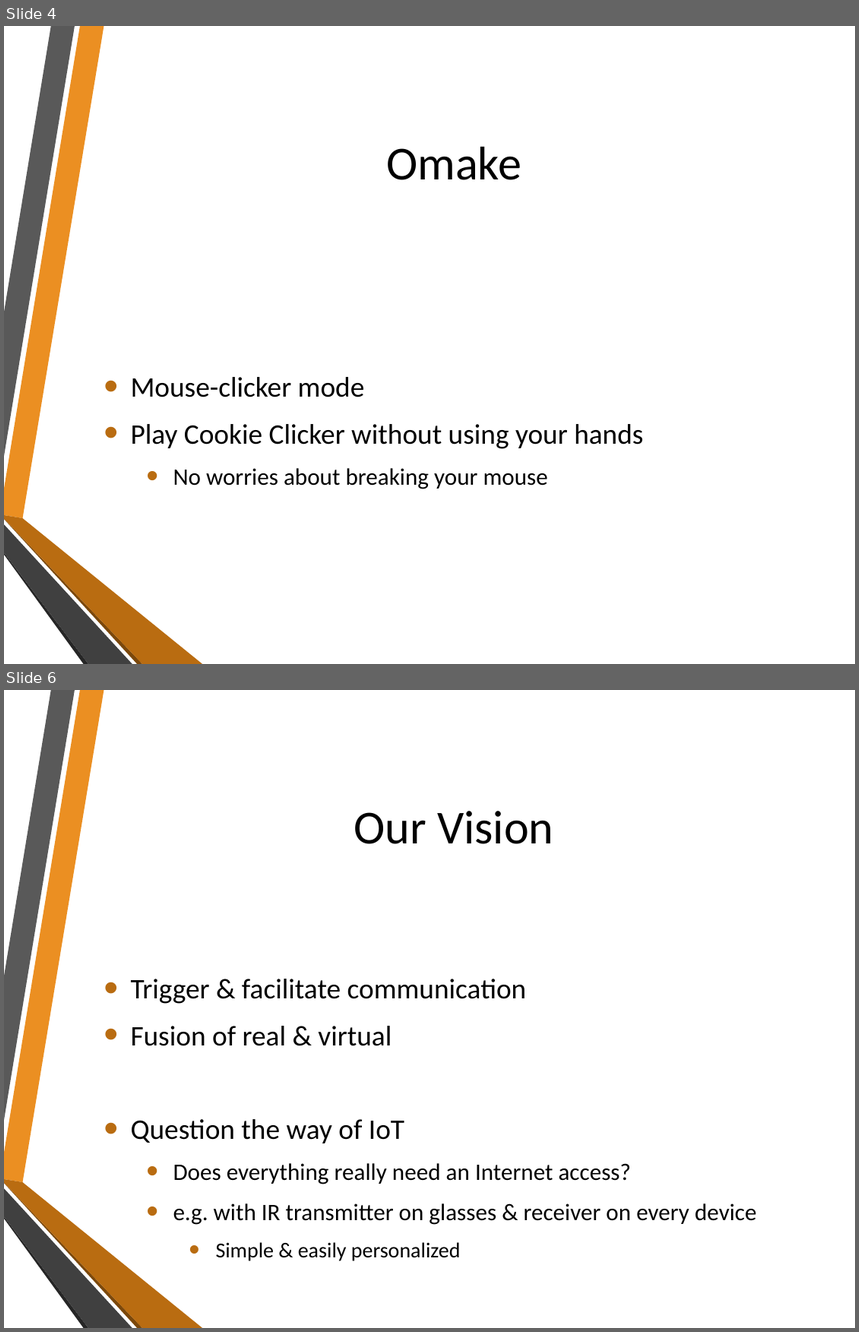
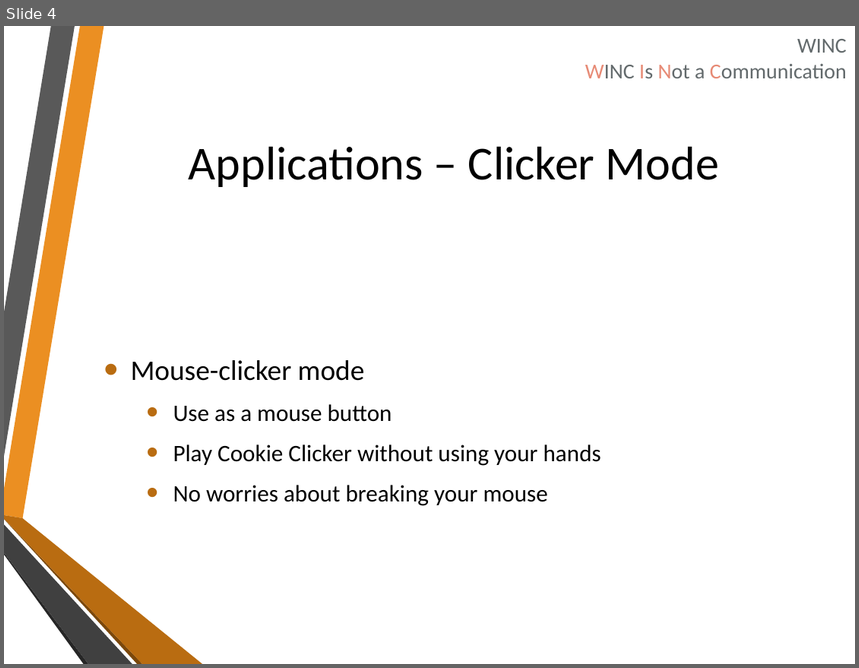
Before and after one commit to onishy/Oshiriai, a slide deck: Presentation/winkie（仮称）.pptx. Shown one above the other, each under a label of ours: slides 4 and 6 before the commit, slide 4 after it; the slides between them are not shown. The pictures are 859x1332 and 859x668 pixels, drawn with LibreOffice and Linux fonts; fonts in the diff are those of the drawing; background and template pictures are left out. Boxes give left, top, right and bottom in pixels: in the first picture for what was removed or moved away, otherwise in the second. Text is boxed around its words. In the diff, an @@ line names an element or a change of style, - is before the commit and + after.

```diff
--- a/Presentation/winkie（仮称）.pptx
+++ b/Presentation/winkie（仮称）.pptx
@@ slide 6 removed at (4,690,855,1328), background picture (left out); not listed: 6 template elements that a slide beside it also shows @@
@@ title removed at (354,811,553,844) @@
-Our Vision
@@ text removed at (131,979,757,1262) @@
-• Trigger & facilitate communication
-• Fusion of real & virtual
-• Question the way of IoT
-  • Does everything really need an Internet access?
-  • e.g. with IR transmitter on glasses & receiver on every device
-    • Simple & easily personalized
@@ slide 4 changed as well @@
@@ text added at (585,39,847,78), 18 pt, text #636A6C @@
+WINC
+WINC Is Not a Communication
@@ title at (189,146,719,187): text changed @@
-Omake
+Applications – Clicker Mode
@@ text at (173,404,392,422): paragraph added @@
+  • Use as a mouse button
@@ text at (173,445,601,466): size 24 to 20 pt in "Play Cookie Clicker without using your hands"; list level 1 to 2 in "Play Cookie Clicker without using ..." @@
```
Also in this commit, not shown: 3 other slides changed, 2 slides added, 1 other slide removed.
